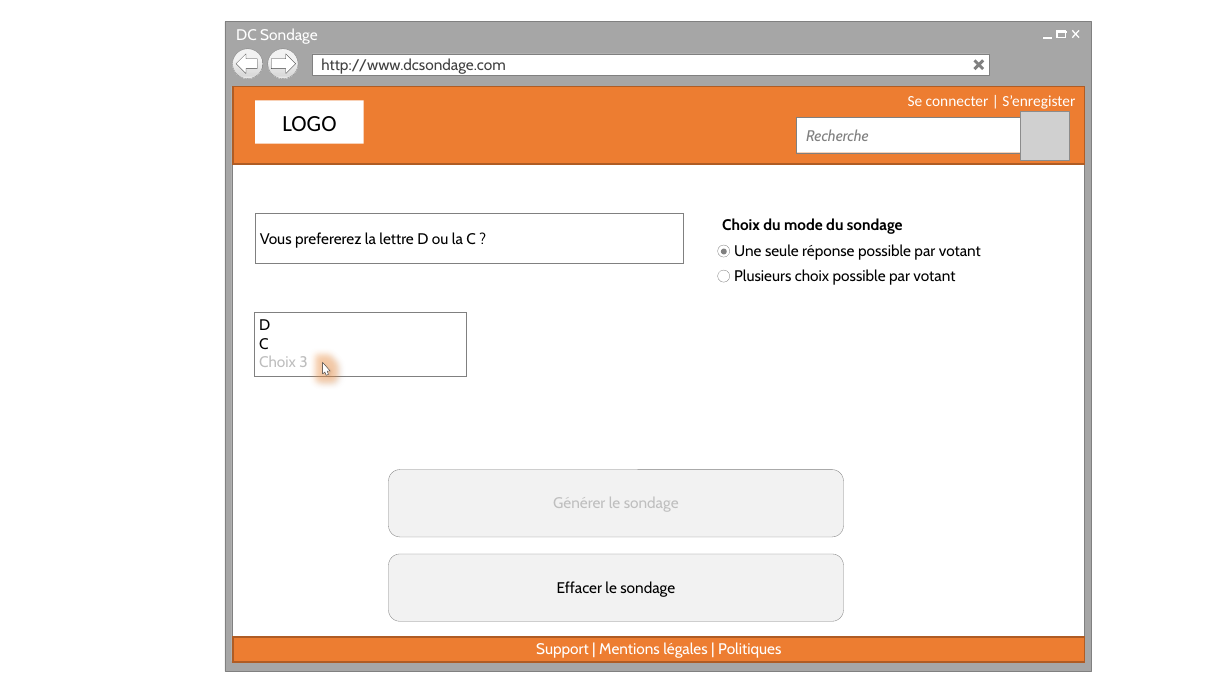
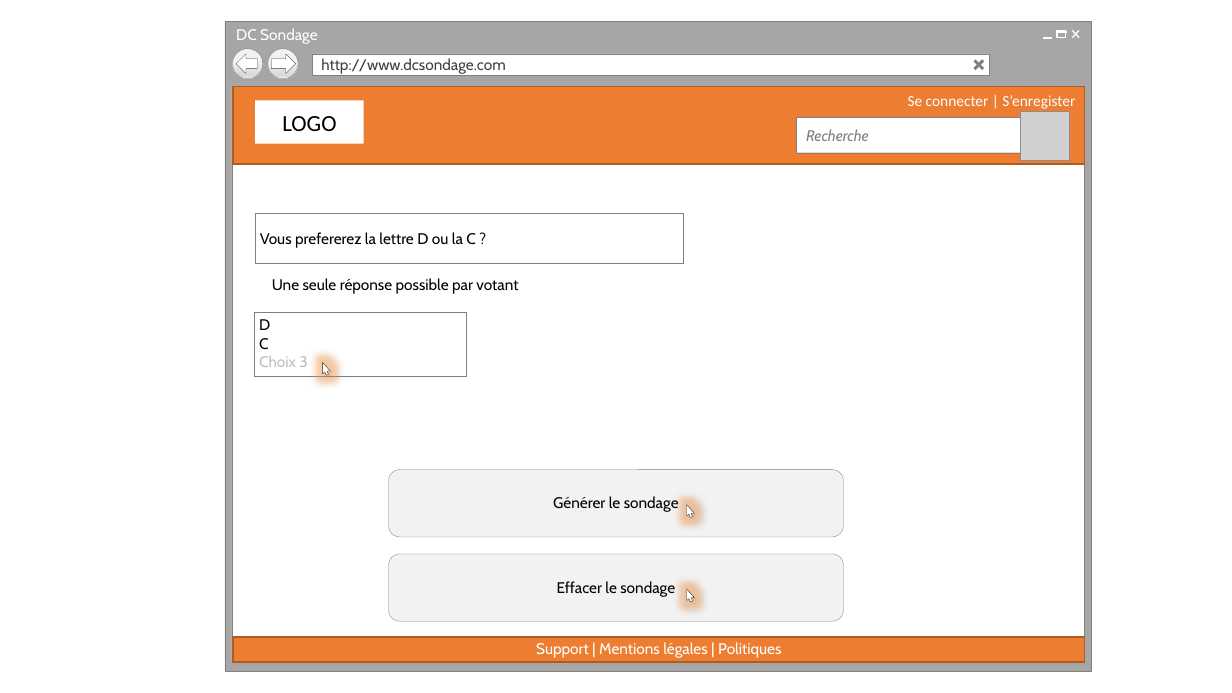
Before and after one commit to cedricbannelier/Projet1, a slide deck: slide 6 of maquetteWeb/maquetteProposition.pptx. Drawn at 1232x693 pixels with LibreOffice and Linux fonts; fonts in the diff are those of the drawing; grey boxes stand for pictures; background and template pictures are left out. Boxes give left, top, right and bottom in pixels: in the first picture for what was removed or moved away, otherwise in the second. Text is boxed around its words. In the diff, an @@ line names an element or a change of style, - is before the commit and + after.

```diff
--- a/maquetteWeb/maquetteProposition.pptx
+++ b/maquetteWeb/maquetteProposition.pptx
@@ ellipse removed at <box>721,249,726,254</box> @@
@@ text "Une seule réponse possible par ...": place and size @@
-text "Une seule réponse possible par ..." at <box>734,244,981,260</box>
+text "Une seule réponse possible par ..." at <box>272,278,518,294</box>
@@ group removed at <box>718,218,955,285</box>: 2 texts, 2 ellipses @@
-Choix du mode du sondage
-Plusieurs choix possible par votant
@@ rounded rectangle "Générer le sondage" at <box>389,470,844,537</box>: text colour #BFBFBF to #000000 @@
@@ freeform shape added at <box>683,504,695,519</box>, fill #FFFFFF, outline #262626 0.25 pt @@
@@ freeform shape added at <box>683,588,695,603</box>, fill #FFFFFF, outline #262626 0.25 pt @@
```
Also in this commit, not shown: 4 other slides changed, 19 slides added, 2 slides removed, 2 other files.
